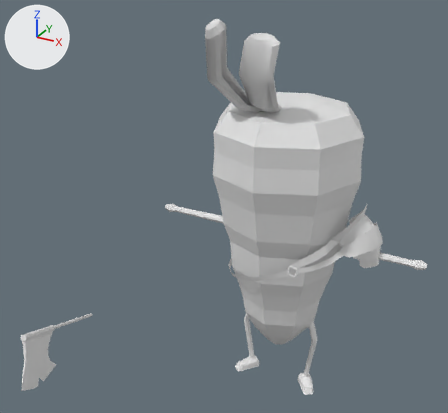
A saved change to the FBX model Art Assets/Animation/Enemies/Carrot Soldier/Enemy_Carrot_Soldier_axe_v2.fbx.
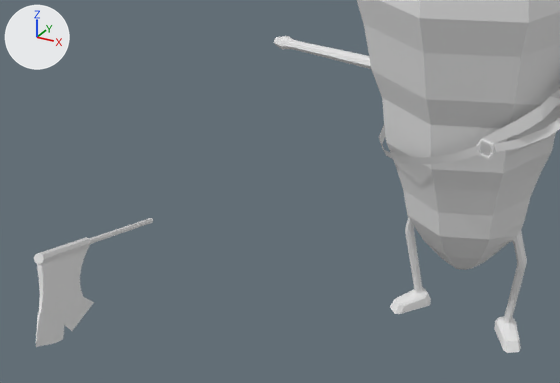
Old and new are each drawn whole from a camera (50 mm lens) standing at (0.254, -0.352, 0.44) and looking at (0.016, 0.079, 0.224) and again close up on the part from 0% to 75% of the width and 44% to 100% of the height. Every picture has the same lights, and +X, +Y and +Z are marked at upper left. Materials are left out; every surface is plain grey. Where no turn or scale is listed for an object, it has been applied to the vertices.

The older version as bpy lines, for what is in view:
```python
me_mesh = bpy.data.meshes.new('Mesh')
me_mesh.from_pydata(...)  # 973 vertices, 1852 faces; spans x -0.138..0.138, y -0.073..0.073, z -0.188..0.188
me_mesh.materials.append(mat_material__27)
me_mesh_001 = bpy.data.meshes.new('Mesh.001')
me_mesh_001.from_pydata(...)  # 143 vertices, 282 faces; spans x -0.0155..0.0252, y -0.0766..0.0522, z -0.0258..0.0305
ob_box001 = bpy.data.objects.new('Box001', me_mesh)
ob_box001.location = (0.0403, 0.1559, 0.189)
ob_cylinder002 = bpy.data.objects.new('Cylinder002', me_mesh_001)
ob_cylinder002.location = (-0.0978, -0.0119, 0.1196)
```
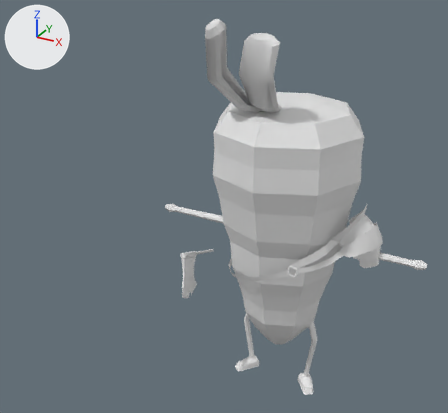
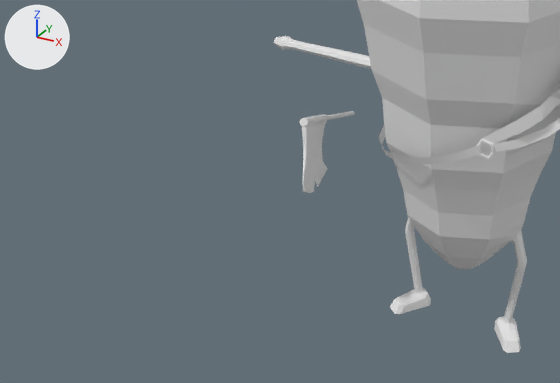
The newer file is also turned or shifted as a whole; pictures and numbers use the older file's frame.

The change, as JSON lines over the scene's bpy script:
```json
{"op": "set", "path": "ob_cylinder002.location", "old": "(-0.0978, -0.0119, 0.1196)", "new": "(-0.0608, 0.1647, 0.1196)"}
```

Pixel boxes [x1, y1, x2, y2] of what changed, in the close-ups (560 x 383 px):
```json
{"object": "Cylinder002", "change": "moved", "before": [34, 218, 153, 347], "after": [299, 111, 355, 193]}
```
